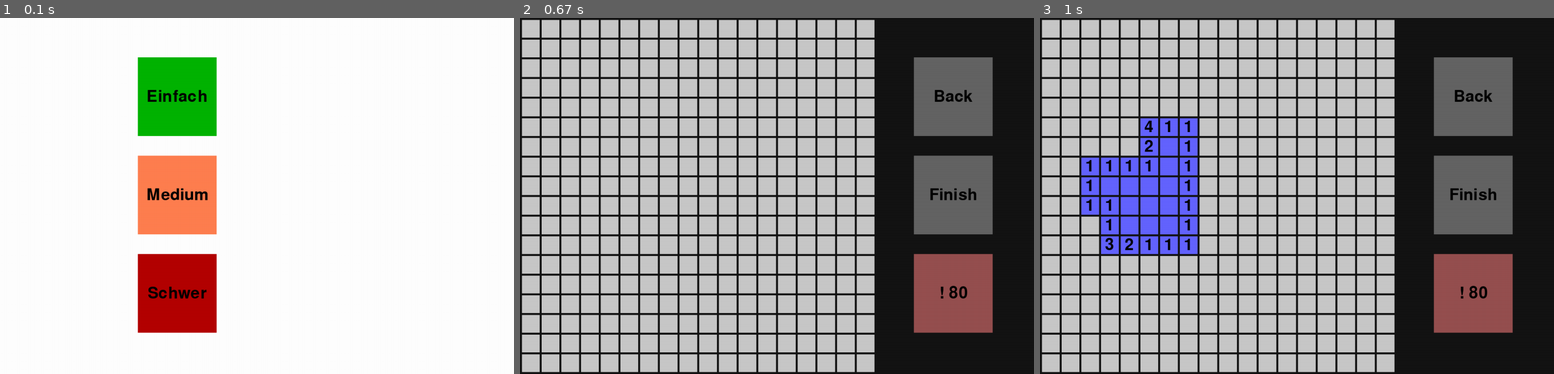
Above: before the commit, frames 1-3 (left to right).
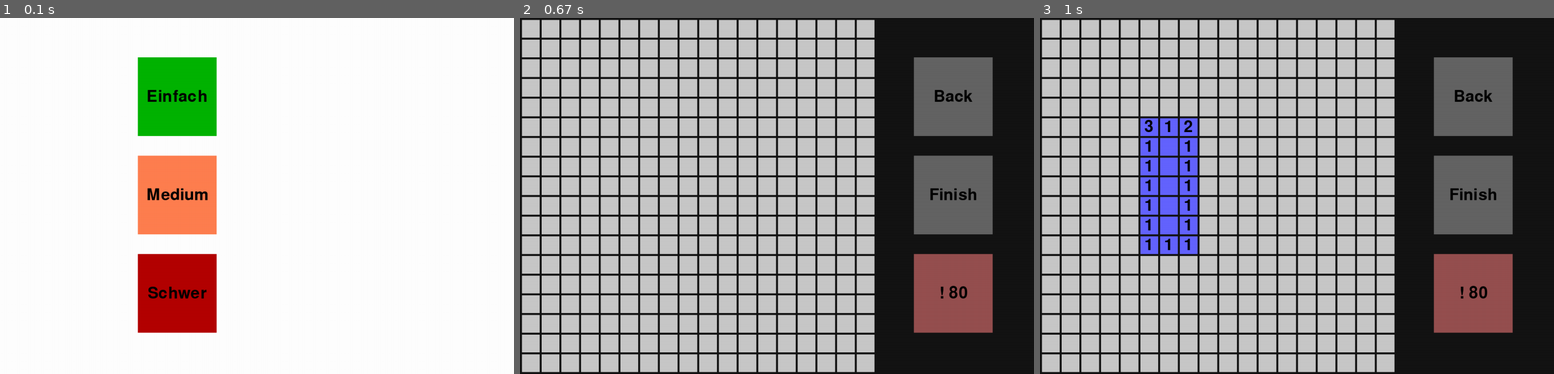
Above: after the commit, the same moments.

Repository: yanweiser/Minesweeper
Game: pygame game, started from mines-pygame/mines2.py
Same seed, same stepped clock (60 frames per second), same inputs: the game is played once before the commit and once after it.
Inputs (mouse positions are in pixels of both pictures, inside the frame that each line leads up to):
- Up to frame 1 (0.1 s): no input
- Up to frame 2 (0.67 s): click "Medium" at 0.38 s
- Up to frame 3 (1 s): click (1173, 199) at 0.72 s

Frames 1-2 are identical in both runs. In frame 3, 2.5% of the frame differs, in the area x 8-30%, y 28-67%.

Commit message:
winning is now green and bombs are more spread out

Diff:
--- a/mines-pygame/game.py
+++ b/mines-pygame/game.py
@@ -64,7 +64,7 @@
                 e+=1
                 r-=self.GAMESIZE
             self.bombs[e][r] = 1
-            if self.adj(True, x,y) or self.adj(True,e,r) > 3:
+            if self.adj(True, x,y) or self.adj(True,e,r) > 2:
                 self.bombs[e][r] = 0
 
         for i in range(0,self.GAMESIZE):
--- a/mines-pygame/mines2.py
+++ b/mines-pygame/mines2.py
@@ -180,8 +180,9 @@
                                 change = True
                                 sq = sqr
                                 if ret == 1:
+                                    drawPart(win,game,sqr)
                                     run = False
-                                    id = start_new_thread(end,(False, game,win))
+                                    id = start_new_thread(end,(True, game,win))
                                     if game.GAMESIZE == 9:
                                         ctc(game)
                                     try:
